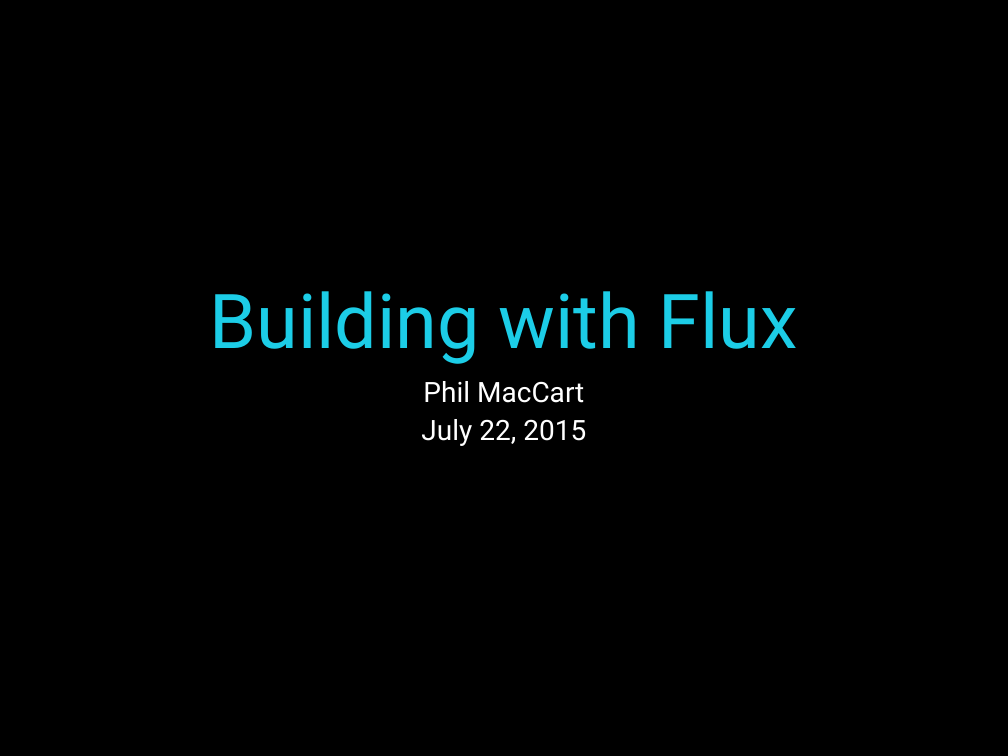
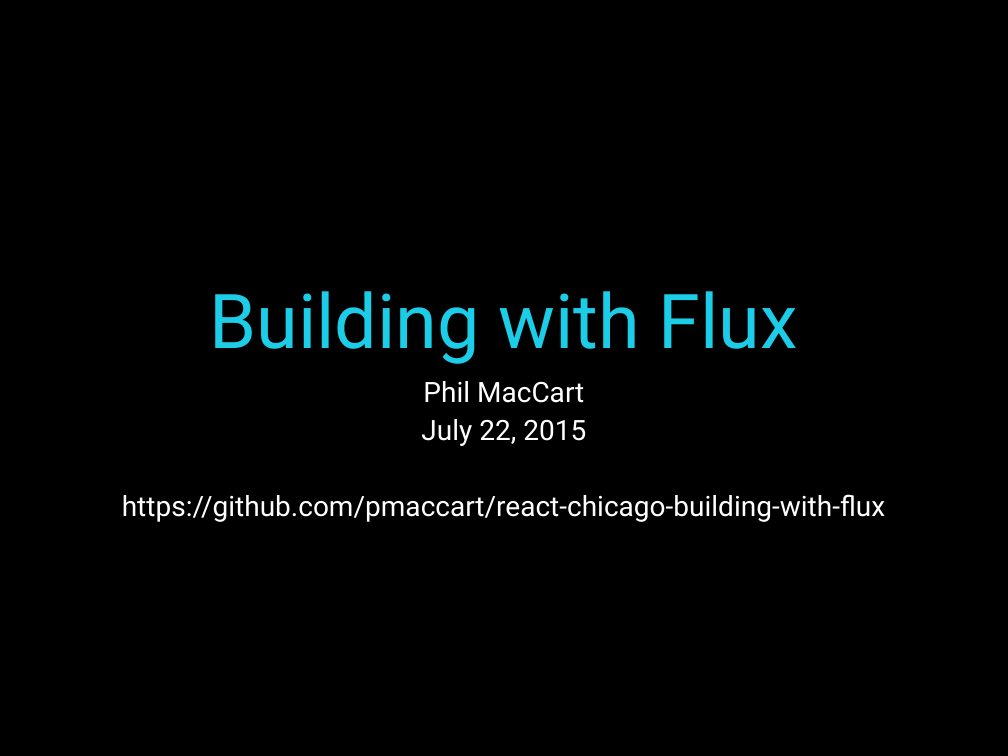
Before and after one commit to pmaccart/react-chicago-building-with-flux, a slide deck: slide 1 of building_with_flux.pptx. Drawn at 1008x756 pixels with LibreOffice and Linux fonts; fonts in the diff are those of the drawing. Boxes give left, top, right and bottom in pixels: in the first picture for what was removed or moved away, otherwise in the second. Text is boxed around its words. In the diff, an @@ line names an element or a change of style, - is before the commit and + after.

Commit message:
final slides

```diff
--- a/building_with_flux.pptx
+++ b/building_with_flux.pptx
@@ subtitle at (122, 494, 885, 522): paragraph added @@
+https://github.com/pmaccart/react-chicago-building-with-flux
```
Also in this commit, not shown: 1 other slide changed.
